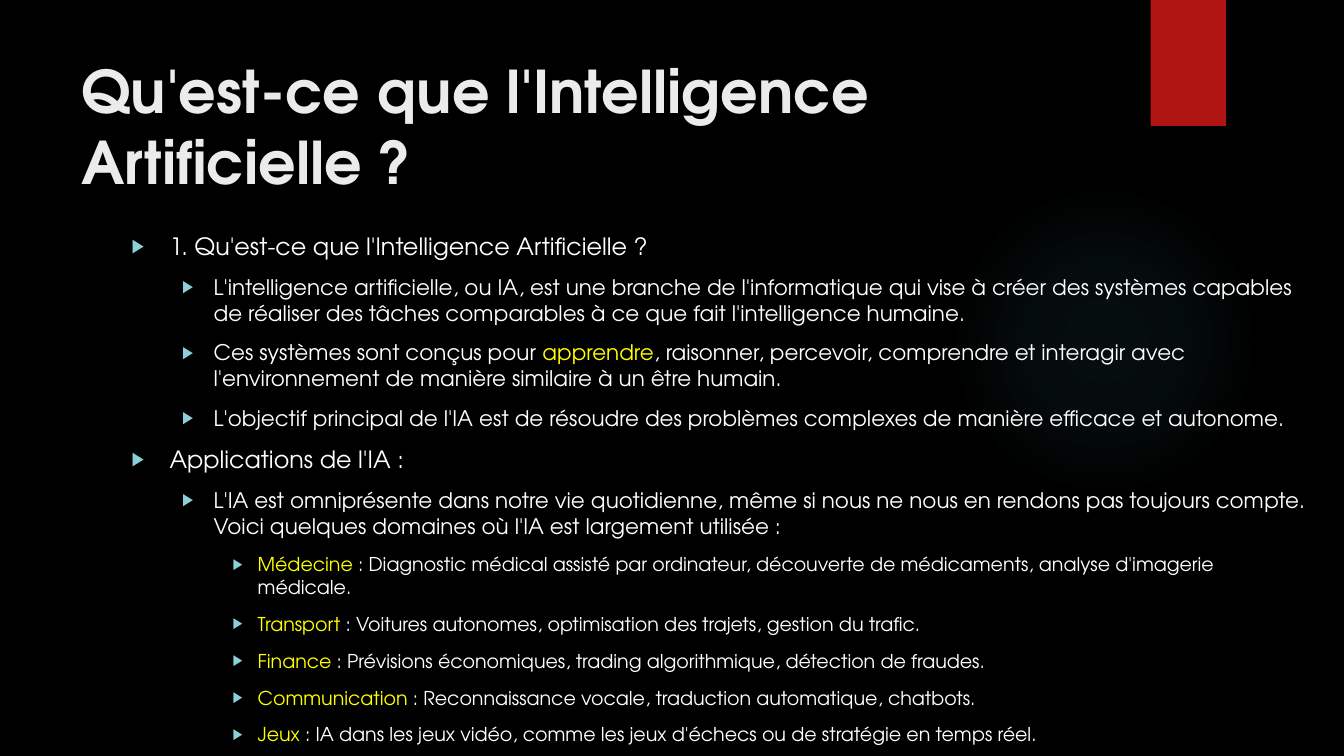
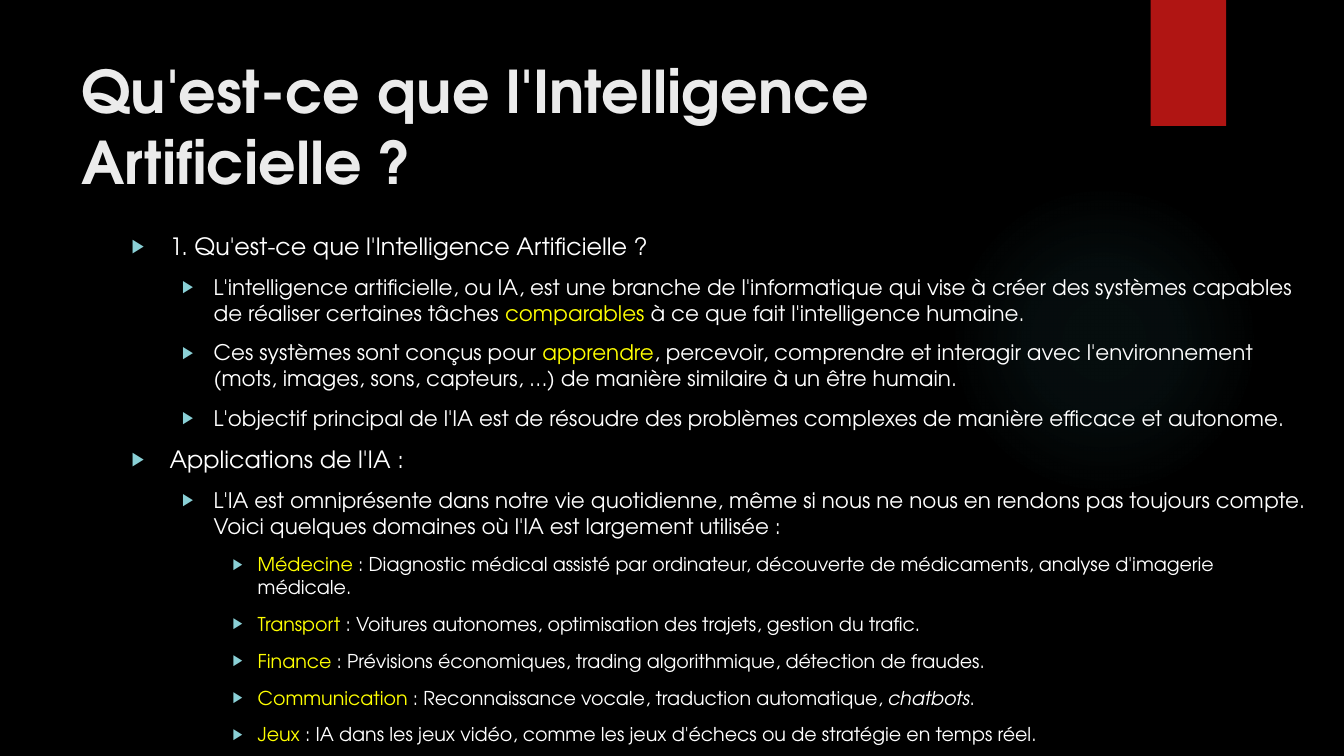
Before and after one commit to anumby-source/AnumbyMasterMind, a slide deck: slide 9 of Présentation/Presentation.pptx. Drawn at 1344x756 pixels with LibreOffice and Linux fonts; fonts in the diff are those of the drawing; background and template pictures are left out. Boxes give left, top, right and bottom in pixels: in the first picture for what was removed or moved away, otherwise in the second. Text is boxed around its words. In the diff, an @@ line names an element or a change of style, - is before the commit and + after.

```diff
--- a/Présentation/Presentation.pptx
+++ b/Présentation/Presentation.pptx
@@ text at [214, 278, 1292, 391]: text changed @@
-  ▶ L'intelligence artificielle, ou IA, est une branche de l'informatique qui vise à créer des systèmes capables de réaliser des tâches comparables à ce que fait l'intelligence humaine.
-  ▶ Ces systèmes sont conçus pour apprendre, raisonner, percevoir, comprendre et interagir avec l'environnement de manière similaire à un être humain.
+  ▶ L'intelligence artificielle, ou IA, est une branche de l'informatique qui vise à créer des systèmes capables de réaliser certaines tâches comparables à ce que fait l'intelligence humaine.
+  ▶ Ces systèmes sont conçus pour apprendre, percevoir, comprendre et interagir avec l'environnement (mots, images, sons, capteurs, …) de manière similaire à un être humain.
@@ text at [258, 690, 975, 709]: italic on in "chatbots." @@
```
Also in this commit, not shown: 10 other slides changed, 1 other file.
